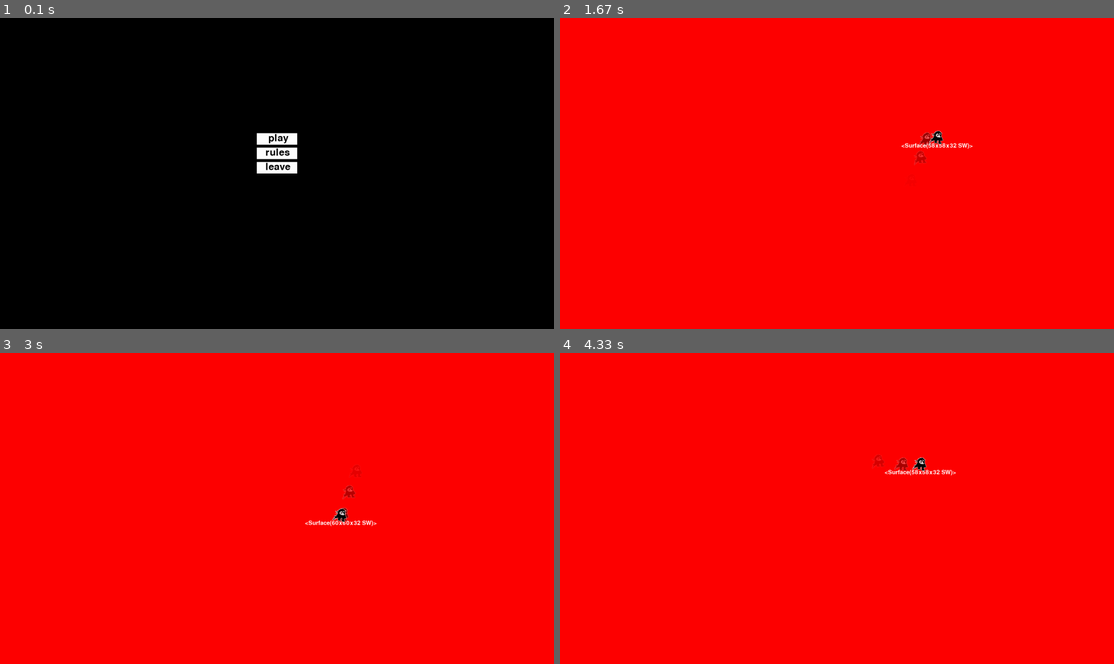
Above: before the commit, frames 1-4 (two rows, left to right).
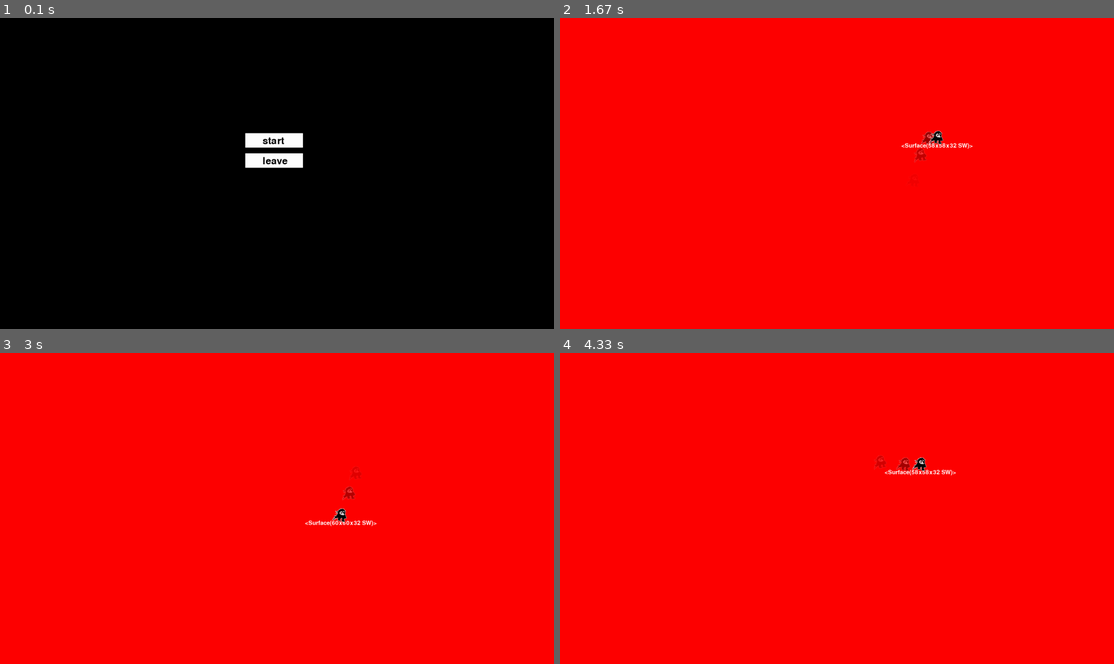
Above: after the commit, the same moments.

Repository: myatnyi/pygame-project
Game: pygame game, started from main.py
Same seed, same stepped clock (60 frames per second), same inputs: the game is played once before the commit and once after it.
Inputs (mouse positions are in pixels of both pictures, inside the frame that each line leads up to):
- Up to frame 1 (0.1 s): no input
- Up to frame 2 (1.67 s): click (831, 139) at 0.38 s, where only the run after the commit has a clickable "start"; hold Right 0.67-1.13 s; move the mouse to (814, 89) at 0.7 s; hold Up 1.17-1.47 s; hold Right from 1.5 s (still down)
- Up to frame 3 (3 s): release Right at 1.97 s; hold Left 2-2.53 s; hold Down 2.57-2.87 s; hold Left from 2.9 s (still down)
- Up to frame 4 (4.33 s): release Left at 3.3 s; hold Up 3.33-3.7 s; hold Right from 3.73 s (still down)

The runs differ from the first frame. In frame 1, 0.9% of the frame differs, in the area x 44-55%, y 36-50%; in frame 2, 0.1%; in frame 3, less than 0.1%; in frame 4, 0.1%.

Commit message:
работающее меню + class Button

Diff:
--- a/main.py
+++ b/main.py
@@ -11,15 +11,12 @@
 screen = pygame.display.set_mode(size)
 clock = pygame.time.Clock()
 DEBUG = True
-
-
 class PlayerSM(Enum):
     IDLE = 0
     WALK = 1
     ATTACK = 2
     SHIELD = 3
     ROLL = 4
-
 
 class Entity(pygame.sprite.Sprite):
     def __init__(self, prev_img, x, y, all_sprites):
@@ -239,56 +236,62 @@
 
 
 def terminate():
+
     pygame.quit()
     sys.exit()
 
+class MenuSM(Enum):
+    MENU = 0
+    START = 1
+    RULES = 2
+    LEAVE = 3
+
+STATE = MenuSM.MENU
+def print_text(text, x, y):
+    font = pygame.font.Font(None, 50)
+    need_text = font.render(text, True, pygame.Color('black'))
+    screen.blit(need_text, (x, y))
+class Button:
+    def __init__(self, width, height, x, y, message, state):
+        self.width = width
+        self.height = height
+        self.inactive_color = 'white'
+        self.active_color = 'red'
+        self.x = x
+        self.y = y
+        self.message = message
+        self.state = state
+
+    def draw(self):
+        global STATE
+        pos = pygame.mouse.get_pos()
+        rect = pygame.draw.rect(screen, self.inactive_color, (self.x, self.y, self.width, self.height))
+        if rect.collidepoint(pos):
+            rect = pygame.draw.rect(screen, self.active_color, (self.x, self.y, self.width, self.height))
+        if pygame.mouse.get_pressed()[0] == 1 and rect.collidepoint(pos):
+            STATE = self.state
+        print_text(self.message, self.x + 60, self.y + 10)
+    def update(self):
+        pass
+
+
 
 def start_screen():
-    screen.fill('black')
-    font = pygame.font.Font(None, 50)
-    text_coord = 50
-
-    play_string_rendered = font.render('play', True, pygame.Color('black'))
-    play_intro_rect = play_string_rendered.get_rect()
-    play_intro_rect.x = 890
-    play_intro_rect.y = 400
-
-    rules_string_rendered = font.render('rules', True, pygame.Color('black'))
-    rules_intro_rect = play_string_rendered.get_rect()
-    rules_intro_rect.x = 890
-    rules_intro_rect.y = 450
-
-    leave_string_rendered = font.render('leave', True, pygame.Color('black'))
-    leave_intro_rect = play_string_rendered.get_rect()
-    leave_intro_rect.x = 890
-    leave_intro_rect.y = 500
-
+    start_game_btn = Button(200, 50, 850, 400, 'start', MenuSM.START)
+    leave_game_btn = Button(200, 50, 850, 470, 'leave', MenuSM.LEAVE)
     while True:
-        if play_intro_rect.x <= pygame.mouse.get_pos()[0] <= play_intro_rect.x + 140 and play_intro_rect.y <= \
-                pygame.mouse.get_pos()[1] <= play_intro_rect.y + 40:
-            pygame.draw.rect(screen, 'red', [play_intro_rect.x, play_intro_rect.y, 140, 40])
-        else:
-            pygame.draw.rect(screen, 'white', [play_intro_rect.x, play_intro_rect.y, 140, 40])
-        screen.blit(play_string_rendered, (play_intro_rect.x + 40, play_intro_rect.y))
-        if rules_intro_rect.x <= pygame.mouse.get_pos()[0] <= rules_intro_rect.x + 140 and rules_intro_rect.y <= \
-                pygame.mouse.get_pos()[1] <= rules_intro_rect.y + 40:
-            pygame.draw.rect(screen, 'red', [rules_intro_rect.x, rules_intro_rect.y, 140, 40])
-        else:
-            pygame.draw.rect(screen, 'white', [rules_intro_rect.x, rules_intro_rect.y, 140, 40])
-        screen.blit(rules_string_rendered, (rules_intro_rect.x + 30, rules_intro_rect.y))
-        if leave_intro_rect.x <= pygame.mouse.get_pos()[0] <= leave_intro_rect.x + 140 and leave_intro_rect.y <= \
-                pygame.mouse.get_pos()[1] <= leave_intro_rect.y + 40:
-            pygame.draw.rect(screen, 'red', [leave_intro_rect.x, leave_intro_rect.y, 140, 40])
-        else:
-            pygame.draw.rect(screen, 'white', [leave_intro_rect.x, leave_intro_rect.y, 140, 40])
-        screen.blit(leave_string_rendered, (leave_intro_rect.x + 30, leave_intro_rect.y))
-        pygame.display.update()
         for event in pygame.event.get():
             if event.type == pygame.QUIT:
                 terminate()
             elif event.type == pygame.KEYDOWN or \
                     event.type == pygame.MOUSEBUTTONDOWN:
                 return
+
+        if STATE != MenuSM.MENU:
+            return
+
+        start_game_btn.draw()
+        leave_game_btn.draw()
         pygame.display.flip()
         clock.tick(FPS)
 
@@ -297,6 +300,7 @@
     all_sprites = pygame.sprite.Group()
     font = pygame.font.Font(None, 30)
     player = Player('chr.png', WIDTH // 2, HEIGHT // 2, all_sprites)
+    start_screen()
     while True:
         for event in pygame.event.get():
             if event.type == pygame.QUIT or event.type == pygame.KEYDOWN and event.key == pygame.K_ESCAPE:
@@ -304,6 +308,9 @@
         screen.fill('red')
 
         all_sprites.update()
+
+        if STATE != MenuSM.START:
+            return
 
         if DEBUG:
             string_rendered = font.render(str(player.info), True, 'white')
@@ -317,5 +324,11 @@
 
 
 if __name__ == '__main__':
-    start_screen()
-    game()
+    while True:
+        match STATE:
+            case MenuSM.MENU:
+                start_screen()
+            case MenuSM.START:
+                game()
+            case MenuSM.LEAVE:
+                terminate()
